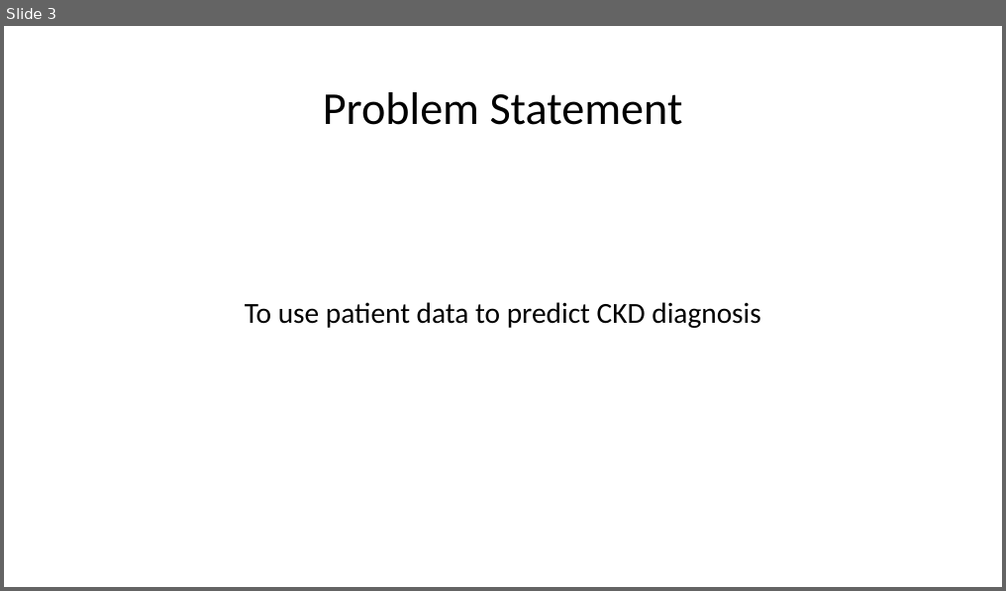
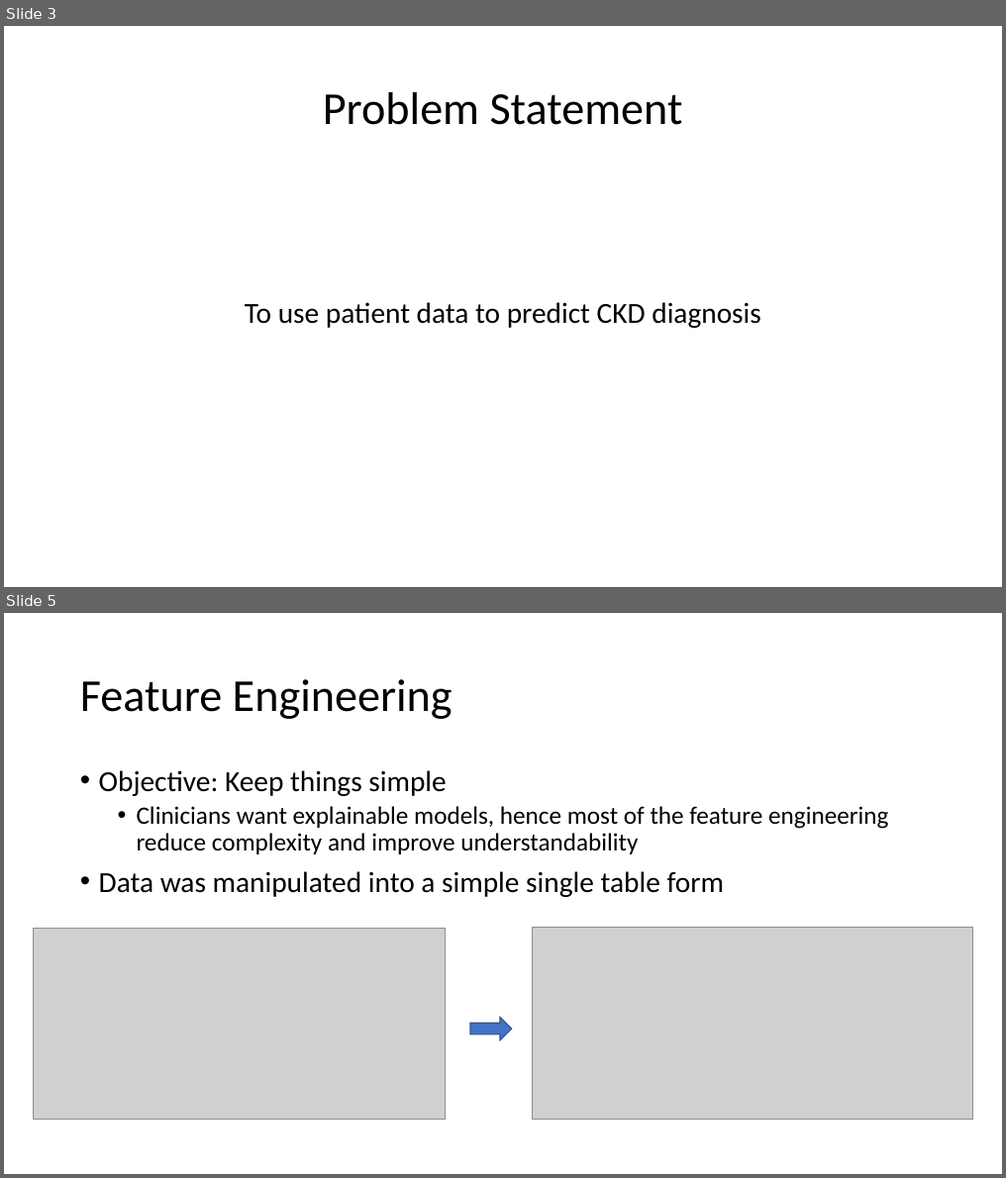
Before and after one commit to choikwun/ckd_assignment, a slide deck: ckd_presentation.pptx. Shown one above the other, each under a label of ours: slide 3 before the commit, slides 3 and 5 after it; the slides between them are not shown. The pictures are 1006x591 and 1006x1178 pixels, drawn with LibreOffice and Linux fonts; fonts in the diff are those of the drawing; grey boxes stand for pictures. Boxes give left, top, right and bottom in pixels: in the first picture for what was removed or moved away, otherwise in the second. Text is boxed around its words. In the diff, an @@ line names an element or a change of style, - is before the commit and + after.

Commit message:
clean up code and add more material into presentation

```diff
--- a/ckd_presentation.pptx
+++ b/ckd_presentation.pptx
@@ slide 5 added at (4, 613, 1002, 1174), background #FFFFFF @@
@@ title added at (80, 679, 452, 719), 44 pt, text #000000 @@
+Feature Engineering
@@ text added at (99, 770, 888, 897), 24 pt, text #000000 @@
+• Objective: Keep things simple
+  • Clinicians want explainable models, hence most of the feature engineering reduce complexity and improve understandability
+• Data was manipulated into a simple single table form
@@ picture added at (33, 928, 445, 1119) @@
@@ picture added at (532, 928, 973, 1119) @@
@@ right arrow added at (470, 1017, 512, 1041), fill #4472C4, outline #325491 1 pt @@
```
Also in this commit, not shown: 2 slides changed, 5 other slides added, 1 other file.
